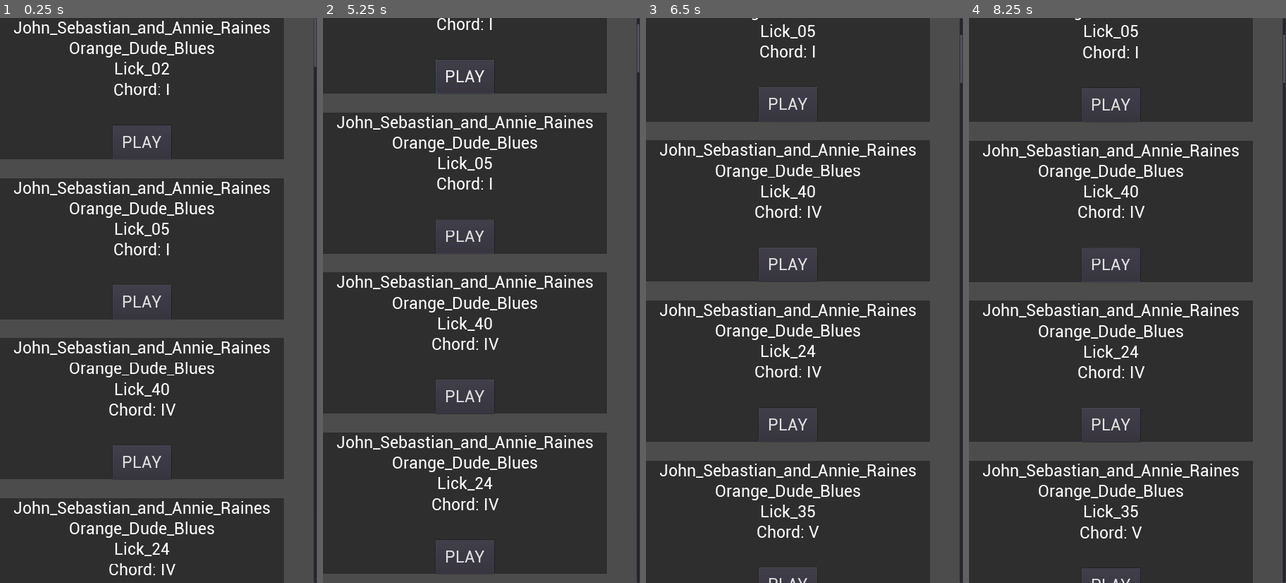
Above: before the commit, frames 1-4 (left to right).
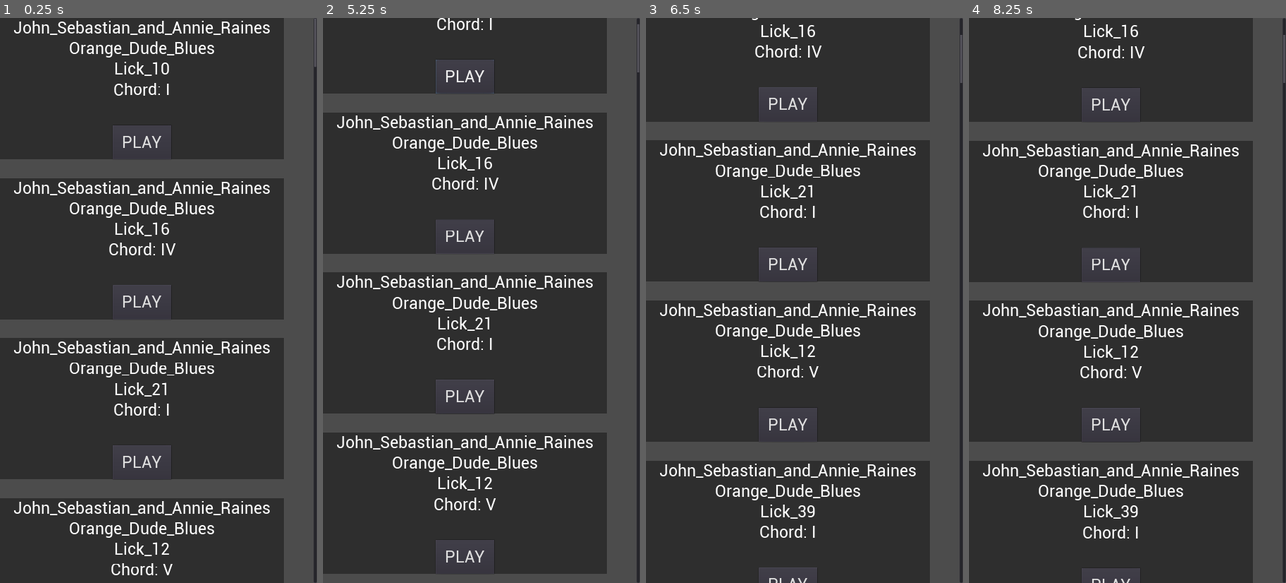
Above: after the commit, the same moments.

Repository: davifoox/harmonica-app
Game: Godot game, scene res://Main.tscn
Same seed, same stepped clock (60 frames per second), same inputs: the game is played once before the commit and once after it.
Inputs (mouse positions are in pixels of both pictures, inside the frame that each line leads up to):
- Up to frame 1 (0.25 s): no input
- Up to frame 2 (5.25 s): click "PLAY" at 0.5 s; click "PLAY" at 1.25 s; click "PLAY" at 2 s; tap Enter at 2.75, 4.25 s; move the mouse to (551, 272) at 2.77 s; click (551, 272) at 2.92 s; tap Space at 3.5, 5 s; drag from (418, 328) to (465, 413) at 3.52 s; move the mouse to (513, 176) at 4.27 s; click (513, 176) at 4.42 s; drag from (465, 413) to (386, 215) at 5.02 s
- Up to frame 3 (6.5 s): tap Enter at 5.75 s; move the mouse to (899, 385) at 5.77 s; click (899, 385) at 5.92 s
- Up to frame 4 (8.25 s): tap Space at 6.5 s; drag from (1032, 215) to (1079, 159) at 6.52 s; move the mouse to (1143, 300) at 7.27 s; click (1143, 300) at 7.42 s; drag from (1079, 159) to (1064, 328) at 8.02 s

The runs differ from the first frame. In frame 1, 1.0% of the frame differs, in the area x 34-56%, y 7-99%; in frame 2, 0.9%; in frame 3, 1.2%; in frame 4, 1.2%, in the area x 34-56%, y 1-93%.

Commit message:
fixed - files not loading when exported

Diff:
--- a/Main.gd
+++ b/Main.gd
@@ -6,10 +6,11 @@
 const AUDIO_FOLDER_PATH = "res://licks/audio/"
 
 func _ready() -> void:
-	var audio_files_list = Util.get_list_of_files_in_folder("res://licks/audio/")
+	audio_files_list = Util.load_files_paths(AUDIO_FOLDER_PATH)
+
 	for audio_file in audio_files_list:
 		var l = lick_scene.instance()
-		l.init(AUDIO_FOLDER_PATH, audio_file)
+		l.init(audio_file)
 		licks_container.add_child(l)
 		l.connect("started_playing", self, "_on_lick_started_playing")
 
--- a/common/Util.gd
+++ b/common/Util.gd
@@ -3,38 +3,23 @@
 static func convert_index_to_enum_name(index : int, which_enum) -> String:
 	return which_enum.keys()[index]
 
-static func get_list_of_files_in_folder(folder_path, file_extension = ".import"):
-	var total = 0
+static func load_files_paths(path):
+	var files_list = []
 	var dir = Directory.new()
-	var files_list = []
-	if dir.open(folder_path) == OK:
-		dir.list_dir_begin()
+	dir.open(path)
+	dir.list_dir_begin()
+
+	while true:
 		var file_name = dir.get_next()
-		while file_name != "":
-			if !dir.current_is_dir():
-				if file_name.find(file_extension) == -1:
-					total += 1
-					files_list.append(file_name)
-			file_name = dir.get_next()
-	else:
-		print("An error occurred when trying to access the path.")
+		if file_name == "":
+			break
+
+		elif !file_name.begins_with(".") and file_name.ends_with(".import"):
+			file_name = file_name.replace('.import', '')
+			files_list.append(path + file_name)
+
+	dir.list_dir_end()
 	return files_list
-
-static func count_files_in_folder(folder_path, file_extension = ".import"):
-	var total = 0
-	var dir = Directory.new()
-	if dir.open(folder_path) == OK:
-		dir.list_dir_begin()
-		var file_name = dir.get_next()
-		while file_name != "":
-			if !dir.current_is_dir():
-				if file_name.find(file_extension) == -1:
-					total += 1
-					print(file_name)
-			file_name = dir.get_next()
-	else:
-		print("An error occurred when trying to access the path.")
-	return total
 
 static func convert_to_number_with_2_decimals(float_number):
 	return stepify(float_number, 0.01)
--- a/licks/Lick.gd
+++ b/licks/Lick.gd
@@ -12,10 +12,12 @@
 
 signal started_playing(node_name)
 
-func init(folder_path : String, audio_file_path : String):
-	file_path = folder_path + audio_file_path
+func init(audio_file_path : String):
+	file_path = audio_file_path
 
-	var current_string = audio_file_path.rstrip(".mp3")
+	var current_string = audio_file_path.lstrip("res://licks/audio/")
+	current_string = current_string.rstrip(".mp3")
+
 	var string_array = current_string.rsplit("-", true, 3)
 
 	artist_name = string_array[0]
